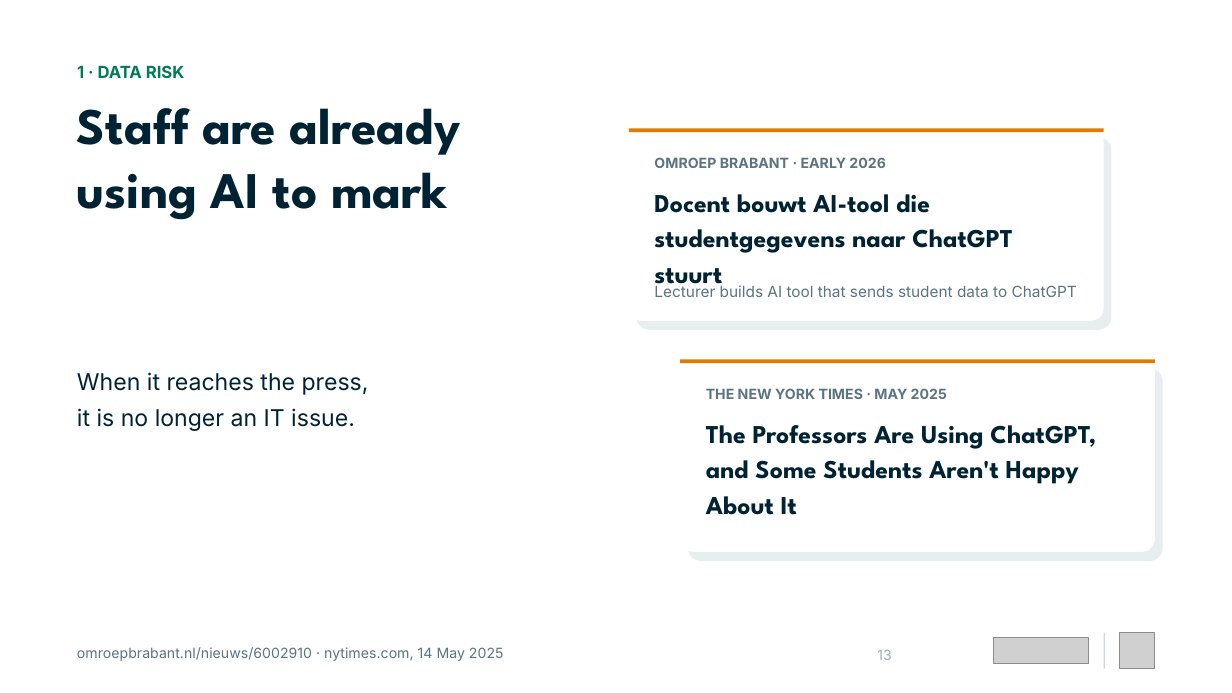
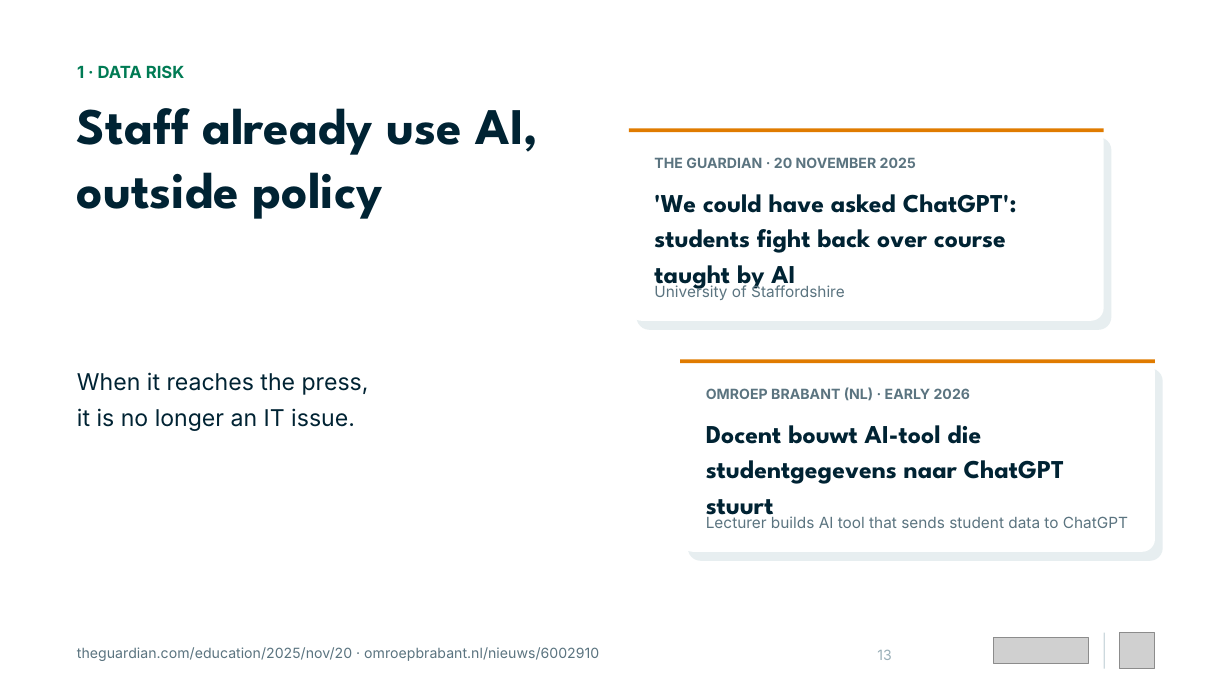
Before and after one commit to Dante-Eduface/Claude, a slide deck: slide 13 of GTM/Event manager/jisc-webinar/deck/jisc-webinar-bewerkbaar.pptx. Drawn at 1232x693 pixels with LibreOffice and Linux fonts; fonts in the diff are those of the drawing; grey boxes stand for pictures. Boxes give left, top, right and bottom in pixels: in the first picture for what was removed or moved away, otherwise in the second. Text is boxed around its words. In the diff, an @@ line names an element or a change of style, - is before the commit and + after.

```diff
--- a/GTM/Event manager/jisc-webinar/deck/jisc-webinar-bewerkbaar.pptx
+++ b/GTM/Event manager/jisc-webinar/deck/jisc-webinar-bewerkbaar.pptx
@@ text at (x1=77, y1=108, x2=538, y2=219): text changed @@
-Staff are already
-using AI to mark
+Staff already use AI,
+outside policy
@@ text added at (x1=654, y1=157, x2=916, y2=168), 11 pt, text #5B7480, bold @@
+THE GUARDIAN · 20 NOVEMBER 2025
@@ text added at (x1=654, y1=194, x2=1017, y2=291), 20 pt, text #002333, bold @@
+'We could have asked ChatGPT': students fight back over course taught by AI
@@ text added at (x1=654, y1=284, x2=845, y2=300), 12 pt, text #5B7480 @@
+University of Staffordshire
@@ text at (x1=706, y1=387, x2=970, y2=401): text changed @@
-OMROEP BRABANT · EARLY 2026
+OMROEP BRABANT (NL) · EARLY 2026
@@ text removed at (x1=706, y1=388, x2=947, y2=399) @@
-THE NEW YORK TIMES · MAY 2025
@@ text "Docent bouwt AI-tool die studentgegevens ..." moved from (x1=654, y1=194, x2=1012, y2=291) to (x1=706, y1=425, x2=1064, y2=522) @@
@@ text removed at (x1=706, y1=425, x2=1096, y2=515) @@
-The Professors Are Using ChatGPT, and Some Students Aren't Happy About It
@@ text "Lecturer builds AI tool that ..." moved from (x1=654, y1=285, x2=1077, y2=297) to (x1=706, y1=516, x2=1128, y2=528) @@
@@ text at (x1=77, y1=647, x2=599, y2=661): text changed @@
-omroepbrabant.nl/nieuws/6002910 · nytimes.com, 14 May 2025
+theguardian.com/education/2025/nov/20 · omroepbrabant.nl/nieuws/6002910
```
Also in this commit, not shown: 13 other slides changed, 4 slides added, 5 slides removed, 32 other files.
